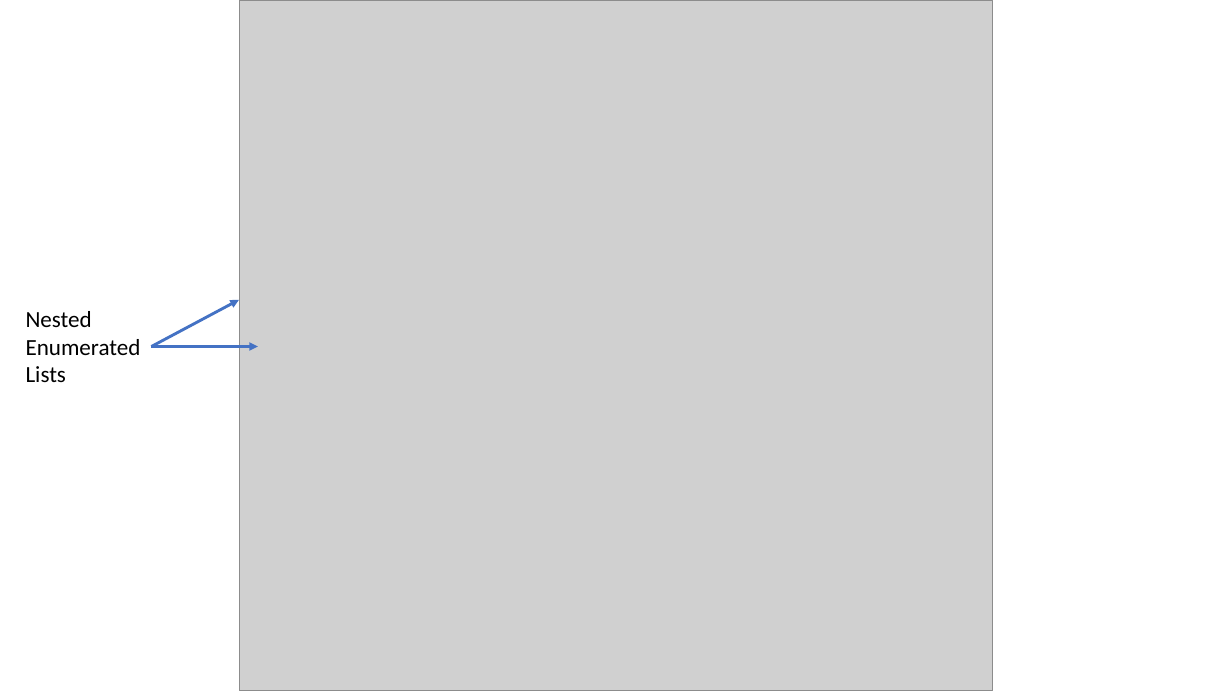
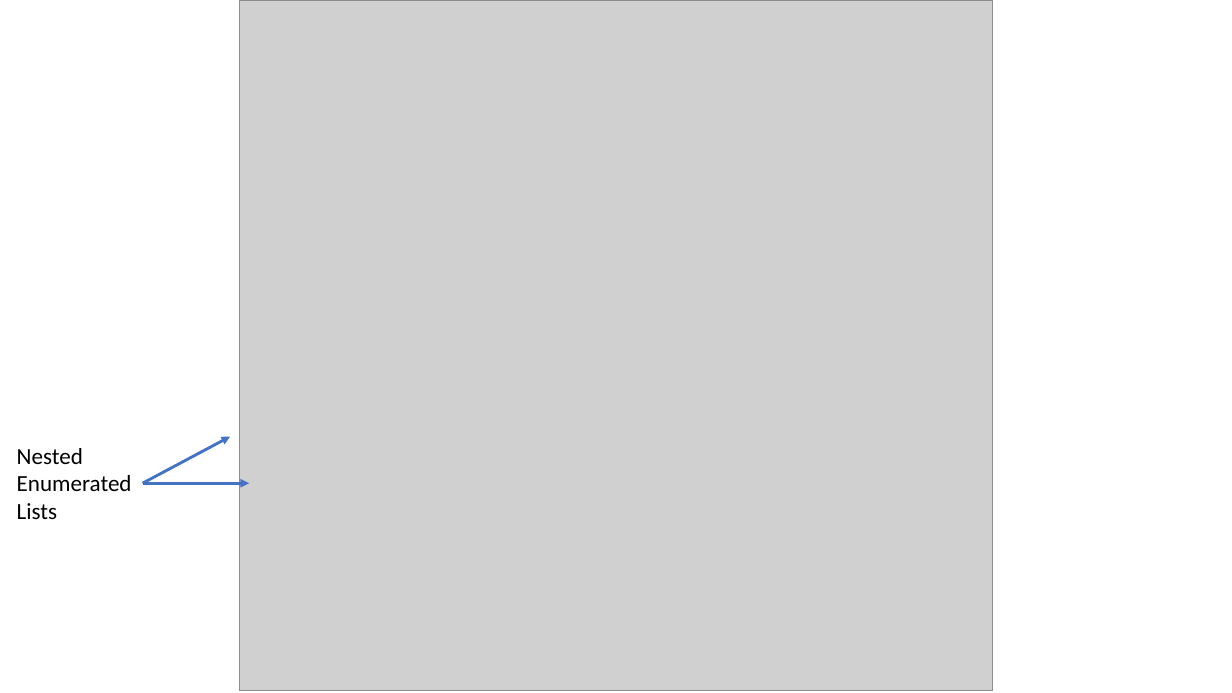
Before and after one commit to arc-moshe/NNIP-LaTeX, a slide deck: slide 24 of Introduction to LaTeX.pptx. Drawn at 1232x693 pixels with LibreOffice and Linux fonts; fonts in the diff are those of the drawing; grey boxes stand for pictures. Boxes give left, top, right and bottom in pixels: in the first picture for what was removed or moved away, otherwise in the second. Text is boxed around its words. In the diff, an @@ line names an element or a change of style, - is before the commit and + after.

```diff
--- a/Introduction to LaTeX.pptx
+++ b/Introduction to LaTeX.pptx
@@ 2 arrows, 1 text: place and size @@
-2 arrows, 1 text at <box>26,300,258,382</box>
+2 arrows, 1 text at <box>17,437,250,519</box>
```
Also in this commit, not shown: 9 other slides changed.
